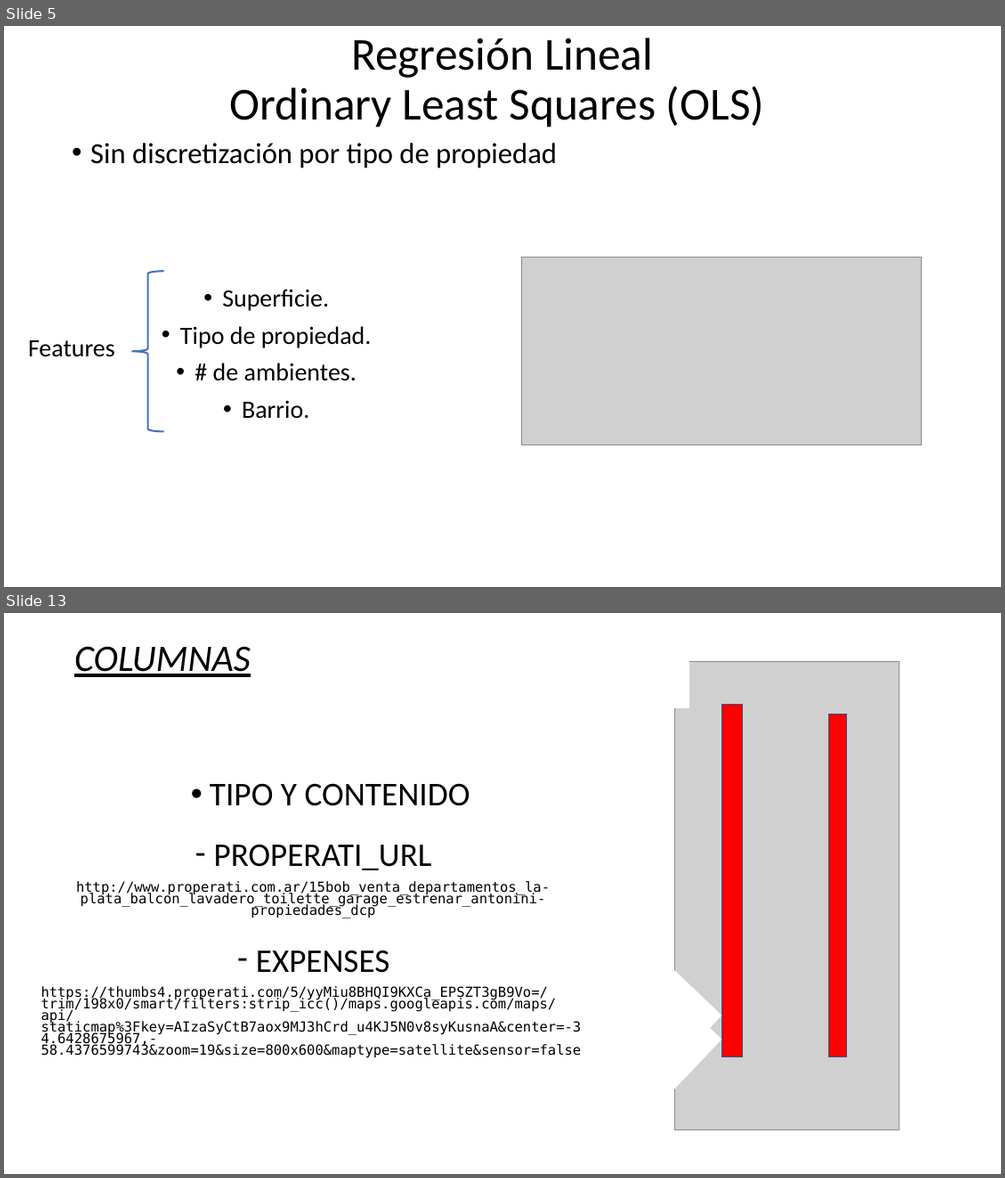
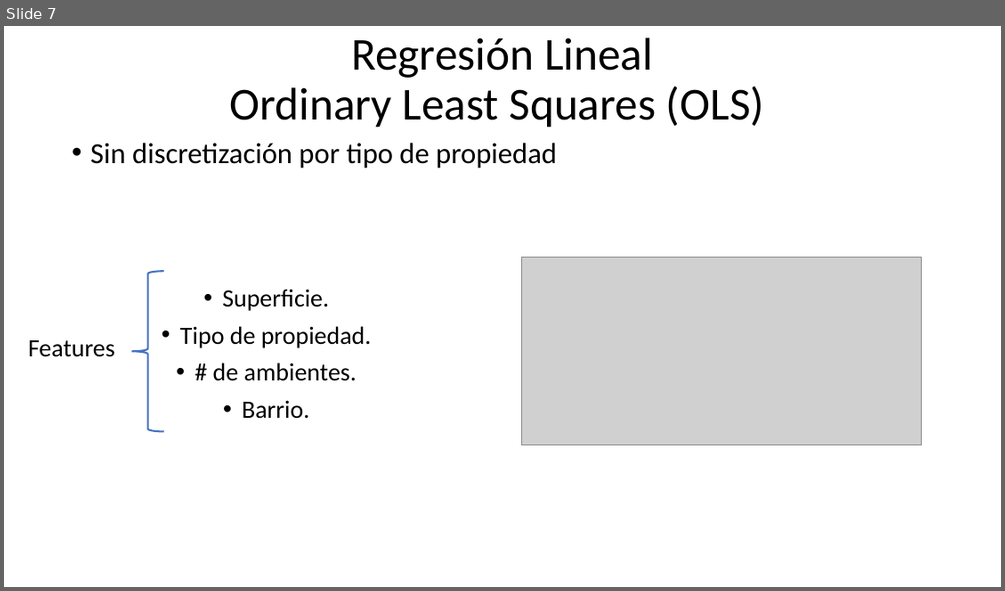
Before and after one commit to asasa293/limpieza_datos, a slide deck: TP2/TP2_GRUPO12.pptx. Shown one above the other, each under a label of ours: slides 5 and 13 before the commit, slide 7 after it; the slides between them are not shown. The pictures are 1005x1178 and 1005x591 pixels, drawn with LibreOffice and Linux fonts; fonts in the diff are those of the drawing; grey boxes stand for pictures. Boxes give left, top, right and bottom in pixels: in the first picture for what was removed or moved away, otherwise in the second. Text is boxed around its words. In the diff, an @@ line names an element or a change of style, - is before the commit and + after.

```diff
--- a/TP2/TP2_GRUPO12.pptx
+++ b/TP2/TP2_GRUPO12.pptx
@@ slide 13 removed at [4, 613, 1001, 1174], background #FFFFFF @@
@@ text removed at [74, 646, 251, 677] @@
-COLUMNAS
@@ rectangle removed at [644, 662, 689, 707] @@
@@ picture removed at [674, 662, 898, 1130] @@
@@ rectangle removed at [878, 672, 944, 1046] @@
@@ rectangle removed at [722, 705, 743, 1057] @@
@@ rectangle removed at [829, 714, 846, 1057] @@
@@ text removed at [210, 783, 470, 806] @@
-• TIPO Y CONTENIDO
@@ text removed at [41, 844, 582, 1058] @@
-– PROPERATI_URL
-http://www.properati.com.ar/15bob_venta_departamentos_la-plata_balcon_lavadero_toilette_garage_estrenar_antonini-propiedades_dcp
-– EXPENSES
-https://thumbs4.properati.com/5/yyMiu8BHQI9KXCa_EPSZT3gB9Vo=/trim/198x0/smart/filters:strip_icc()/maps.googleapis.com/maps/api/staticmap%3Fkey=AIzaSyCtB7aox9MJ3hCrd_u4KJ5N0v8syKusnaA&center=-34.6428675967,-58.4376599743&zoom=19&size=800x600&maptype=satellite&sensor=false
@@ rectangle removed at [614, 969, 721, 1078] @@
@@ rectangle removed at [614, 993, 721, 1102] @@
@@ what was slide 5 is now slide 7 @@
```
Also in this commit, not shown: 1 slide changed, 10 slides added, 19 other slides removed, 2 other files.
